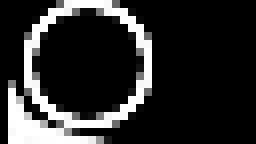
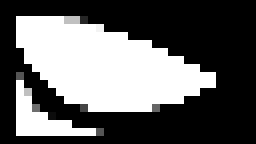
Comparing the layer stacks of the two w=256, h=144 images. Changes:
hid "Ellipse 1" over [24, 0, 152, 128]
showed "Default", painted on it over [8, 16, 216, 112]
showed "Eye lash", painted on it over [16, 64, 128, 136]
hid "Eye lash lower", painted on it over [8, 80, 112, 144]
